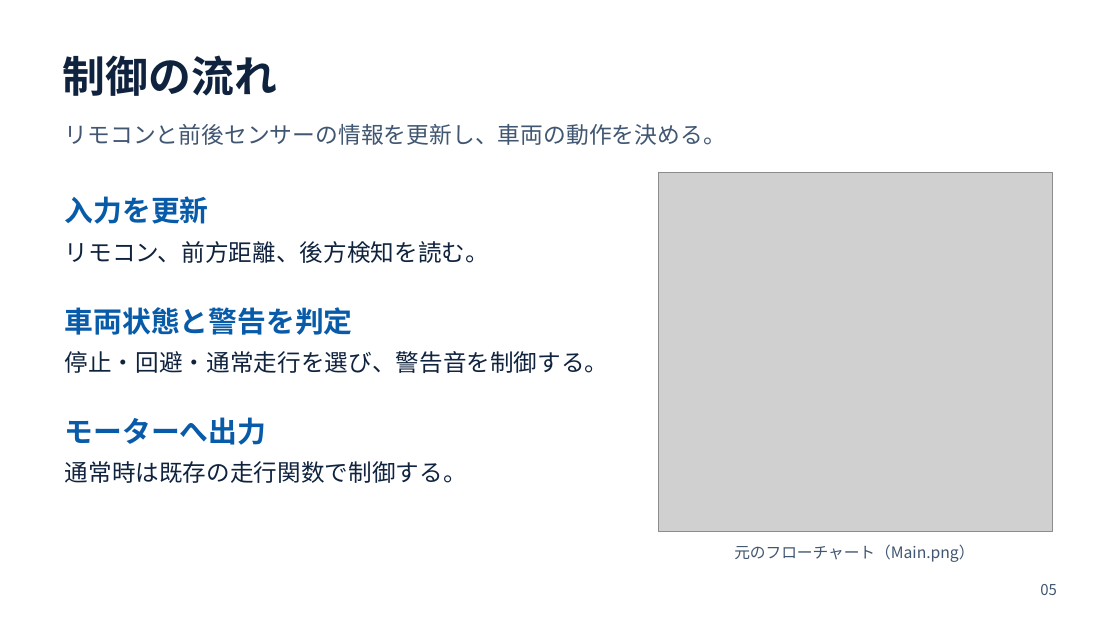
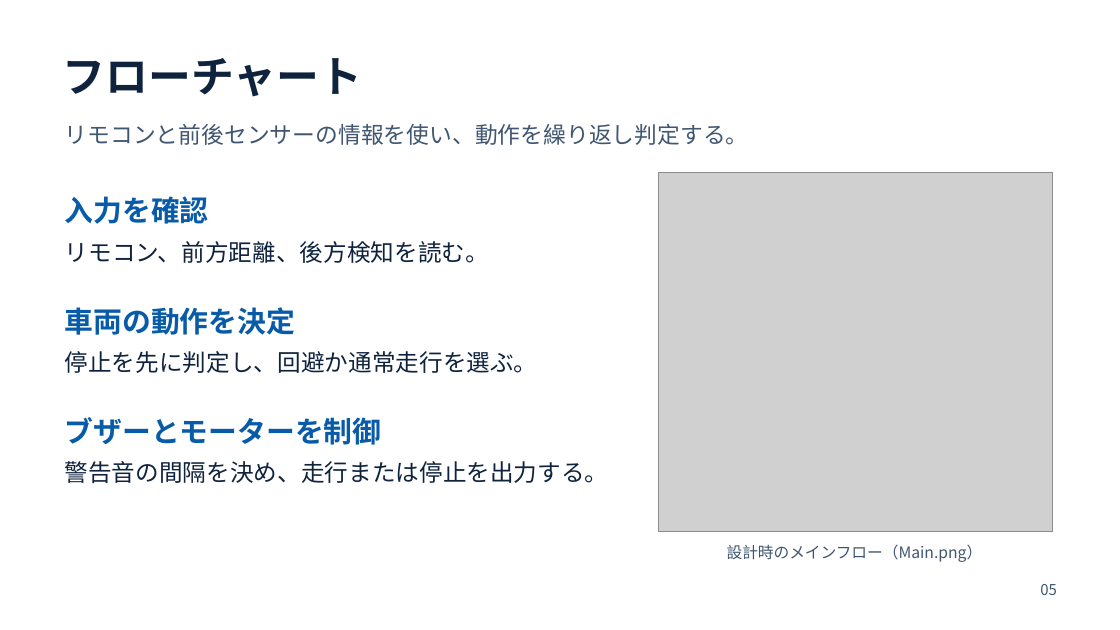
Before and after one commit to aaa1550/-, a slide deck: slide 5 of docs/files/OSOYOO_robot_car_presentation.pptx. Drawn at 1120x630 pixels with LibreOffice and Linux fonts; fonts in the diff are those of the drawing; grey boxes stand for pictures. Boxes give left, top, right and bottom in pixels: in the first picture for what was removed or moved away, otherwise in the second. Text is boxed around its words. In the diff, an @@ line names an element or a change of style, - is before the commit and + after.

```diff
--- a/docs/files/OSOYOO_robot_car_presentation.pptx
+++ b/docs/files/OSOYOO_robot_car_presentation.pptx
@@ text at <box>63,58,362,97</box>: text changed @@
-制御の流れ
+フローチャート
@@ text at <box>65,124,749,145</box>: text changed @@
-リモコンと前後センサーの情報を更新し、車両の動作を決める。
+リモコンと前後センサーの情報を使い、動作を繰り返し判定する。
@@ text at <box>65,196,209,224</box>: text changed @@
-入力を更新
+入力を確認
@@ text at <box>65,307,295,335</box>: text changed @@
-車両状態と警告を判定
+車両の動作を決定
@@ text at <box>65,351,538,373</box>: text changed @@
-停止・回避・通常走行を選び、警告音を制御する。
+停止を先に判定し、回避か通常走行を選ぶ。
@@ text at <box>65,417,382,445</box>: text changed @@
-モーターへ出力
+ブザーとモーターを制御
@@ text at <box>65,461,609,483</box>: text changed @@
-通常時は既存の走行関数で制御する。
+警告音の間隔を決め、走行または停止を出力する。
@@ text at <box>727,545,983,562</box>: text changed @@
-元のフローチャート（Main.png）
+設計時のメインフロー（Main.png）
```
Also in this commit, not shown: 2 other slides changed, 5 slides added, 7 slides removed, 1 other file.
